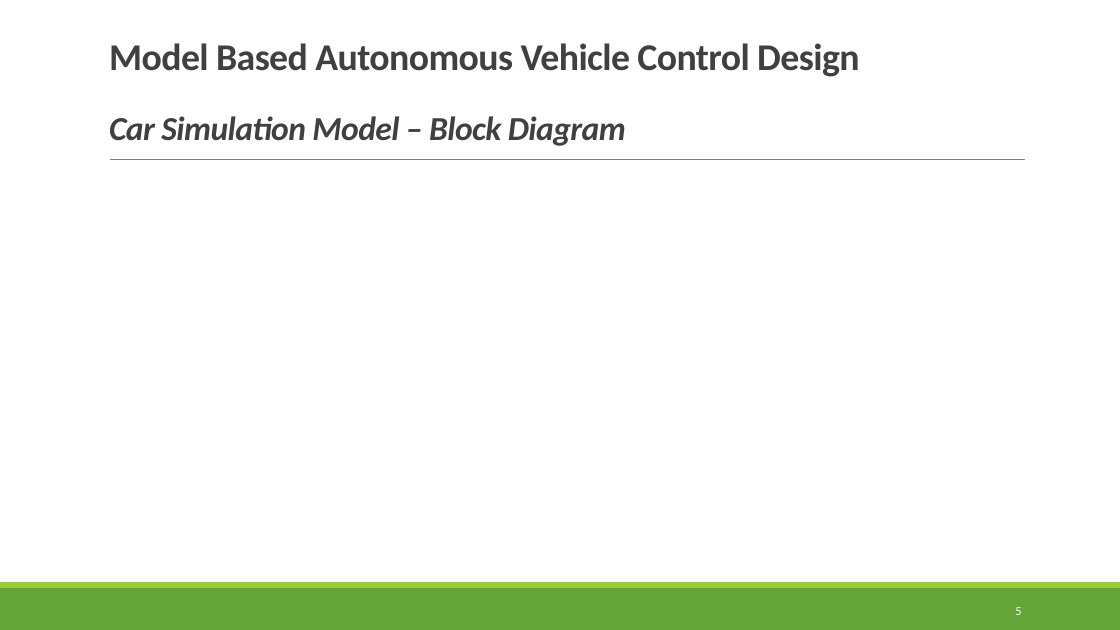
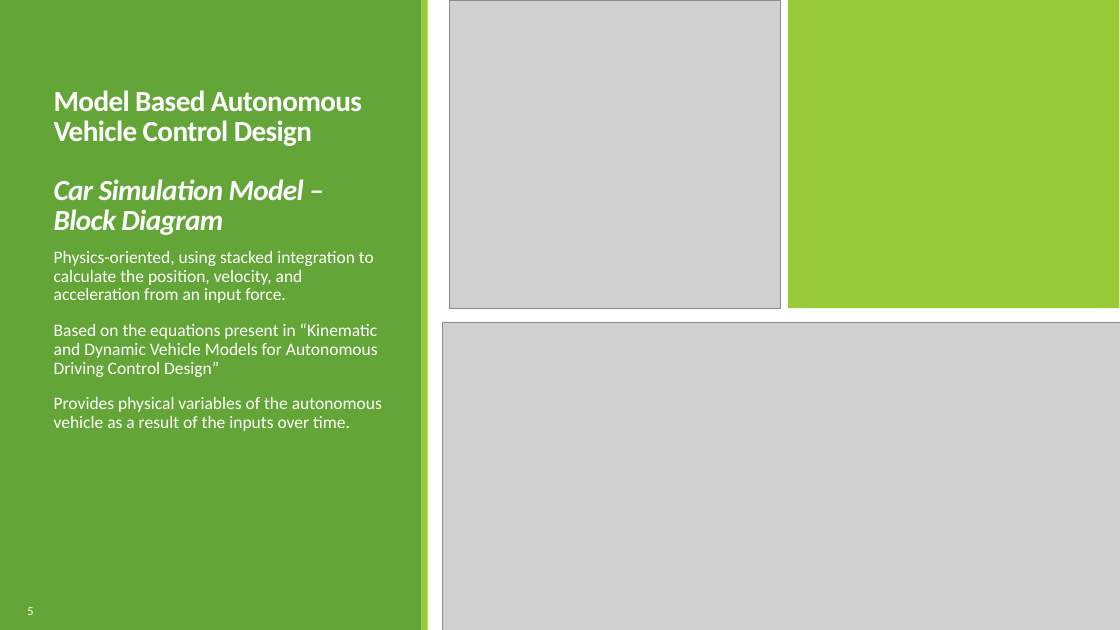
Before and after one commit to TytanRock/ECE-5734-Project, a slide deck: slide 5 of Project Progress Presentaion.pptx. Drawn at 1120x630 pixels with LibreOffice and Linux fonts; fonts in the diff are those of the drawing; grey boxes stand for pictures. Boxes give left, top, right and bottom in pixels: in the first picture for what was removed or moved away, otherwise in the second. Text is boxed around its words. In the diff, an @@ line names an element or a change of style, - is before the commit and + after.

```diff
--- a/Project Progress Presentaion.pptx
+++ b/Project Progress Presentaion.pptx
@@ rectangle added at (0, 0, 1120, 630), fill #FFFFFF @@
@@ rectangle added at (0, 0, 422, 630), fill #63A537 @@
@@ rectangle added at (422, 0, 428, 630), fill #99CB38 @@
@@ picture added at (450, 0, 781, 308) @@
@@ rectangle added at (788, 0, 1120, 308), fill #99CB38 @@
@@ title "Model Based Autonomous Vehicle Control ...": place and size @@
-title "Model Based Autonomous Vehicle Control ..." at (109, 43, 859, 146)
+title "Model Based Autonomous Vehicle Control ..." at (54, 90, 362, 235)
@@ title "Model Based Autonomous Vehicle Control ..." at (54, 90, 362, 235): size 32.4 to 25 pt in "Model Based Autonomous Vehicle Control Design"; size 28.8 to 25 pt in "Car Simulation Model – Block Diagram"; text colour #404040 to #FFFFFF @@
@@ line removed from (110, 160) to (1026, 160) @@
@@ text added at (54, 251, 382, 431), 15 pt, text #FFFFFF @@
+  Physics-oriented, using stacked integration to calculate the position, velocity, and acceleration from an input force.
+  Based on the equations present in “Kinematic and Dynamic Vehicle Models for Autonomous Driving Control Design”
+  Provides physical variables of the autonomous vehicle as a result of the inputs over time.
@@ picture added at (442, 322, 1120, 630) @@
@@ page number: place and size @@
-page number at (1015, 607, 1021, 615)
+page number at (27, 607, 33, 615)
@@ page number at (27, 607, 33, 615): alignment right to left; more space between paragraphs @@
```
Also in this commit, not shown: 6 other slides changed, 2 slides added, 3 slides removed, 7 other files.
